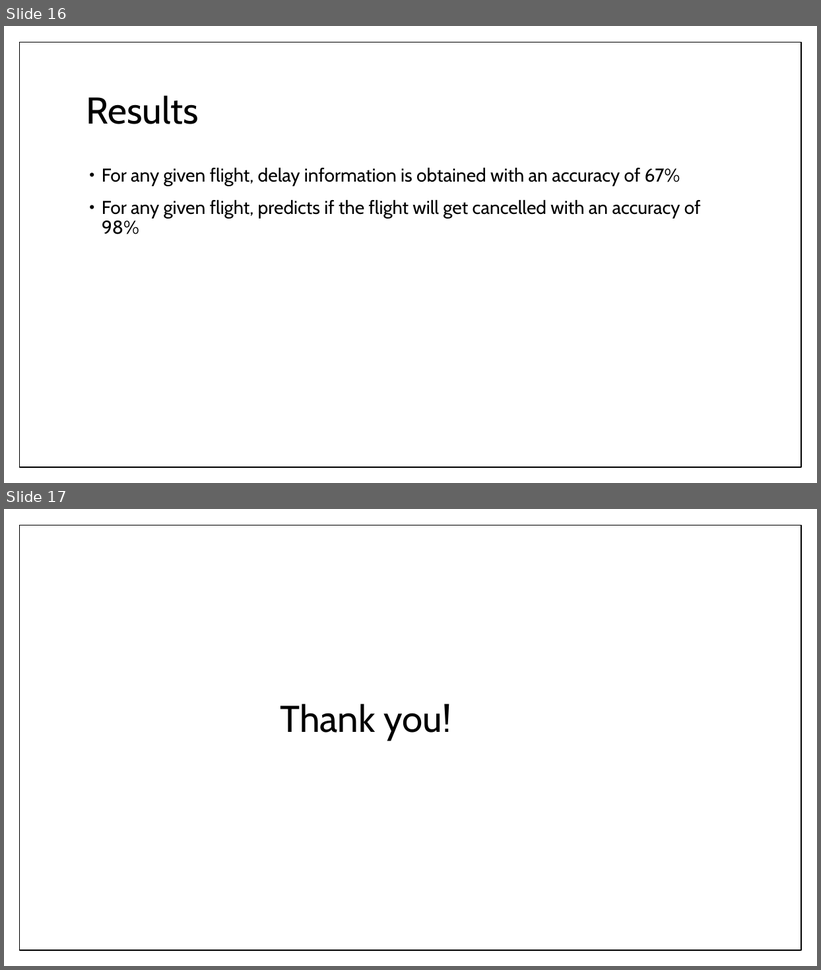
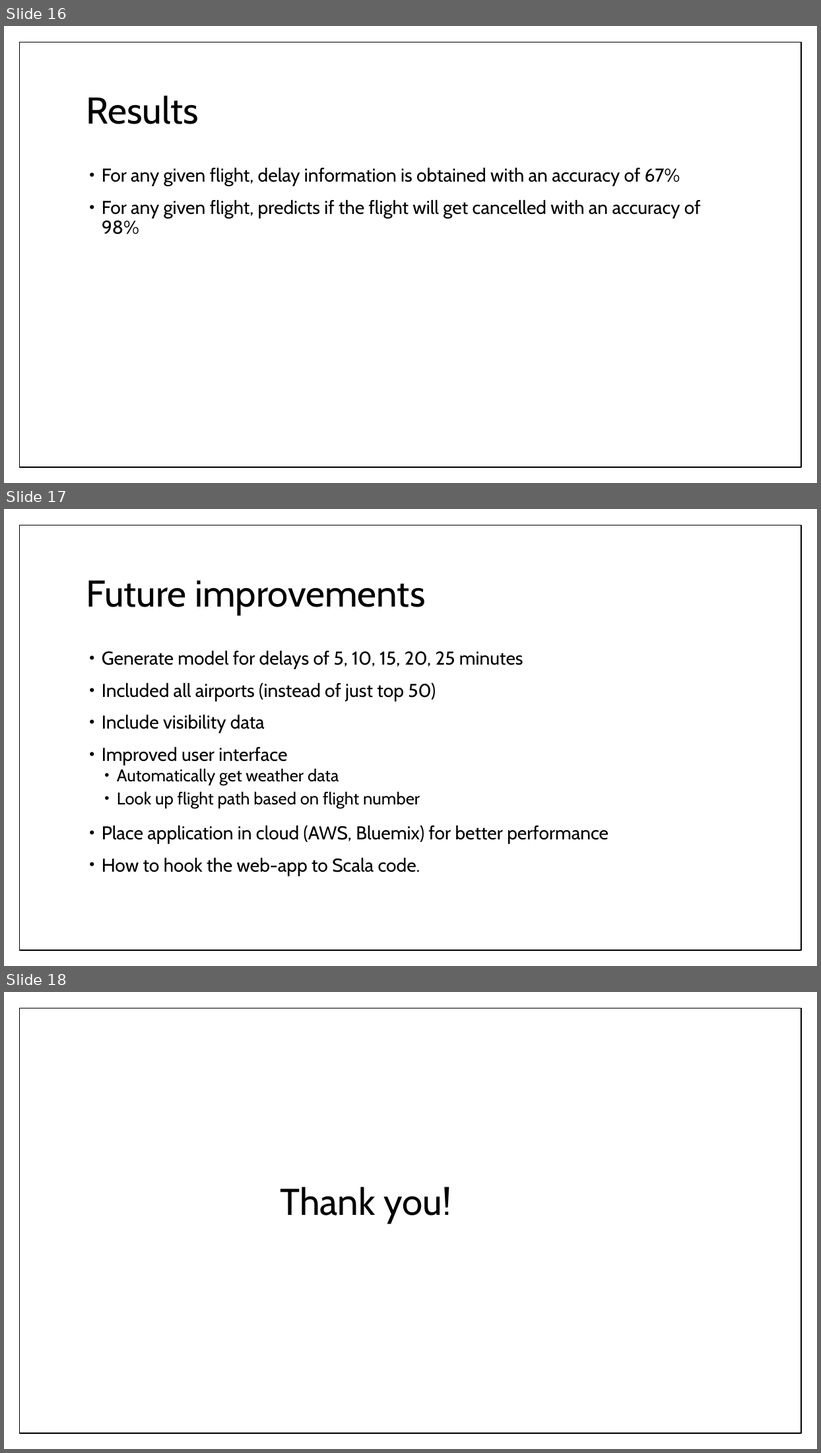
Before and after one commit to RoAjinkya/FlightDelay, a slide deck: docs/Final Presentation_FlightDelay.pptx. Shown one above the other, each under a label of ours: slides 16 and 17 before the commit, slides 16, 17 and 18 after it. The pictures are 821x970 and 821x1453 pixels, drawn with LibreOffice and Linux fonts; fonts in the diff are those of the drawing. Boxes give left, top, right and bottom in pixels: in the first picture for what was removed or moved away, otherwise in the second. Text is boxed around its words. In the diff, an @@ line names an element or a change of style, - is before the commit and + after.

```diff
--- a/docs/Final Presentation_FlightDelay.pptx
+++ b/docs/Final Presentation_FlightDelay.pptx
@@ slide 17 added at <box>4,509,817,966</box>, background #FFFFFF; not listed: 1 template element that a slide beside it also shows @@
@@ title added at <box>86,580,425,615</box>, 44 pt, text #000000 @@
+Future improvements
@@ text added at <box>102,650,609,876</box>, 22 pt, text #000000 @@
+• Generate model for delays of 5, 10, 15, 20, 25 minutes
+• Included all airports (instead of just top 50)
+• Include visibility data
+• Improved user interface
+  • Automatically get weather data
+  • Look up flight path based on flight number
+• Place application in cloud (AWS, Bluemix) for better performance
+• How to hook the web-app to Scala code.
@@ what was slide 17 is now slide 18 @@
```
Also in this commit, not shown: 7 slides changed, 1 other slide added, 1 slide removed.
